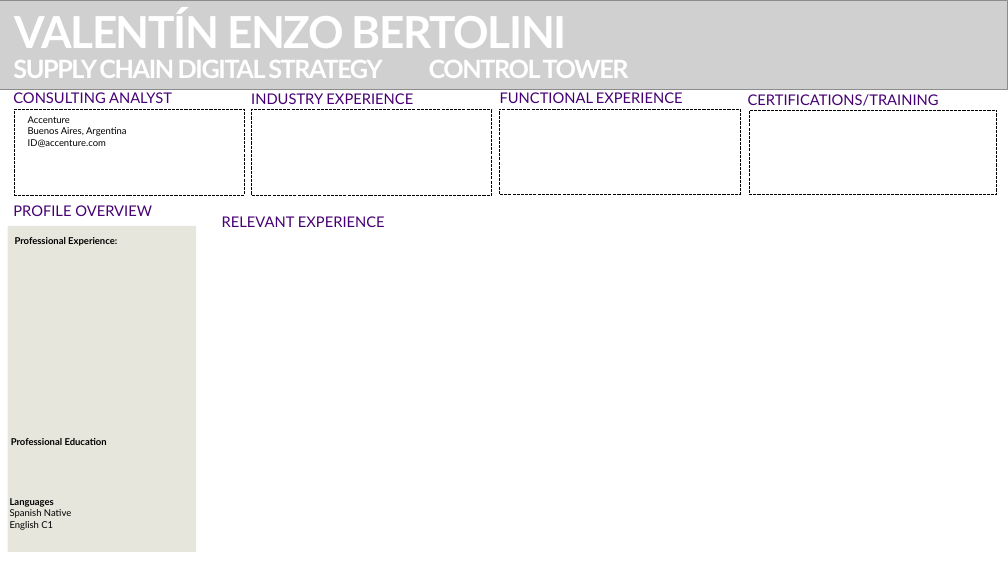
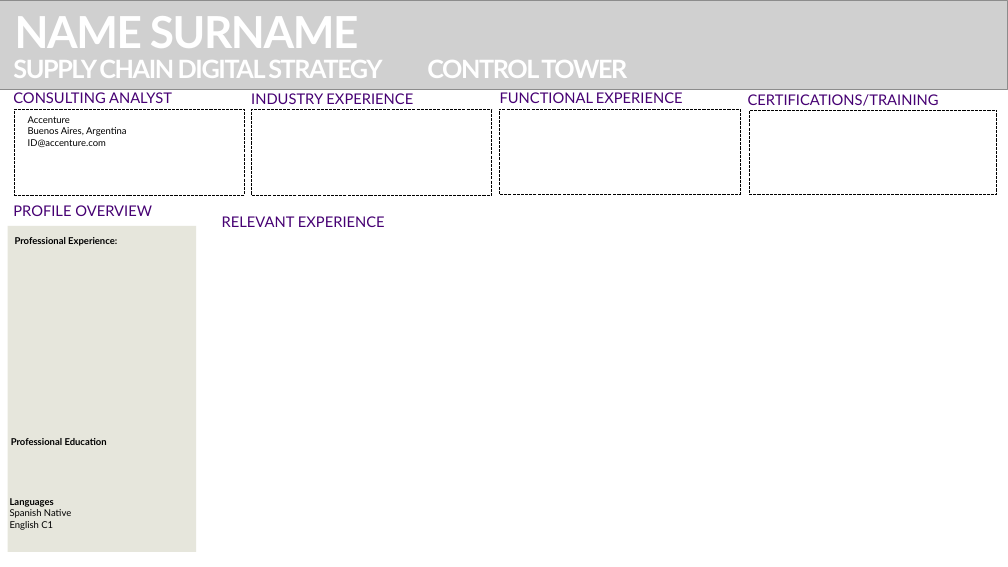
Before and after one commit to frairem/blank-app, a slide deck: slide 1 of data/input/SC&O OP VACIO - TEMPLATE 3 - New.pptx. Drawn at 1008x567 pixels with LibreOffice and Linux fonts; fonts in the diff are those of the drawing; grey boxes stand for pictures; background and template pictures are left out. Boxes give left, top, right and bottom in pixels: in the first picture for what was removed or moved away, otherwise in the second. Text is boxed around its words. In the diff, an @@ line names an element or a change of style, - is before the commit and + after.

```diff
--- a/data/input/SC&O OP VACIO - TEMPLATE 3 - New.pptx
+++ b/data/input/SC&O OP VACIO - TEMPLATE 3 - New.pptx
@@ title at (x1=15, y1=16, x2=359, y2=48): text changed @@
-VALENTÍN ENZO BERTOLINI
+NAME SURNAME
```
Also in this commit, not shown: 1 other file.
